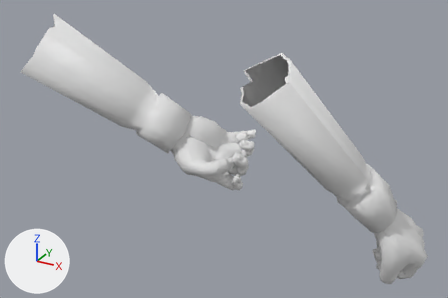
A saved change to the FBX model Editor/Editor/EditorContent/Models/Arm_Animation.fbx.
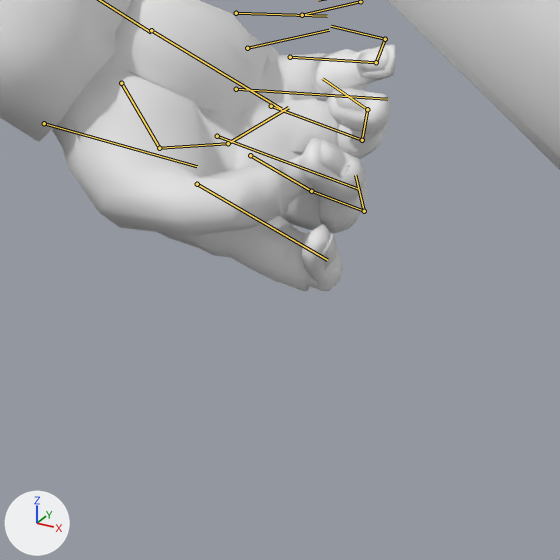
There are two pictures of each version: one whole from a 50 mm camera at (0.0307, -0.0417, 0.0086) aimed at (0.0055, 0.004, -0.0143), one close up on the part from 35% to 66% of the width and 40% to 86% of the height. The lights are fixed; the arrows at lower left show +X, +Y and +Z. Both versions are drawn at frame 31 of the action 'Machete_Attack'; the numbers are the values there. The bones that bend it are drawn over the model as lines in the close-ups.

In view in the first close-up: 'Arm_001'.
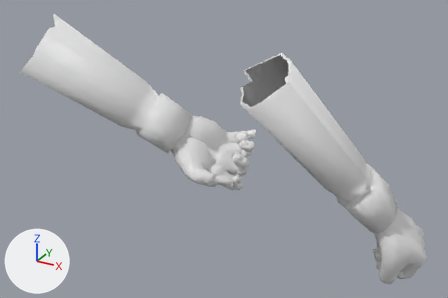
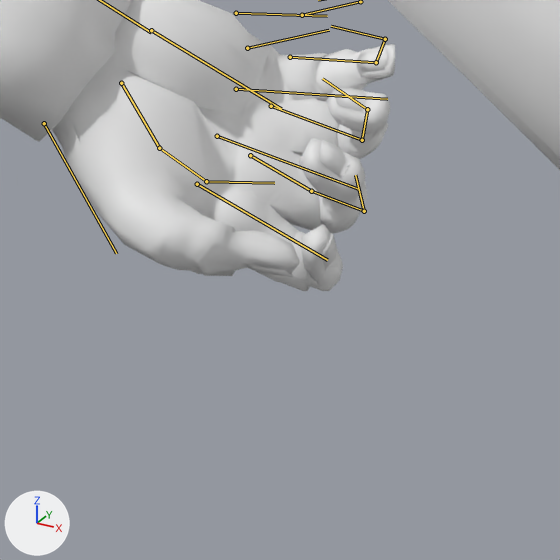
Boxes [x1, y1, x2, y2] around the edits, measured in the close-ups (560 x 560 px):
'Arm_001', posed
    both: [0, 0, 560, 291]
bone 'thumb2_R', root to tip
    before: (159, 148) to (228, 143)
    after: (159, 148) to (206, 181)

The edits, one by one:
Bone 'thumb2_R' (bone_thumb2_r) turns from (0, 0, 41) to (0, 0, 0) degrees about its own x, y and z.
